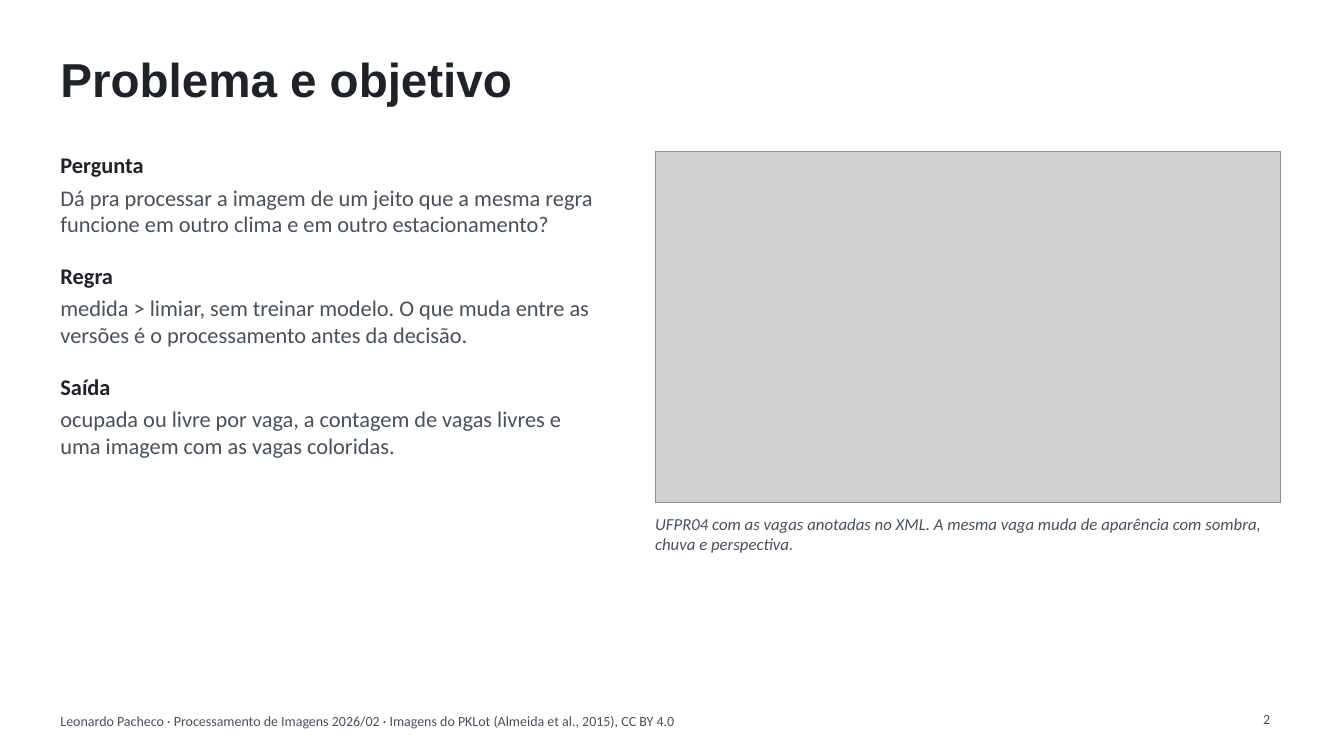
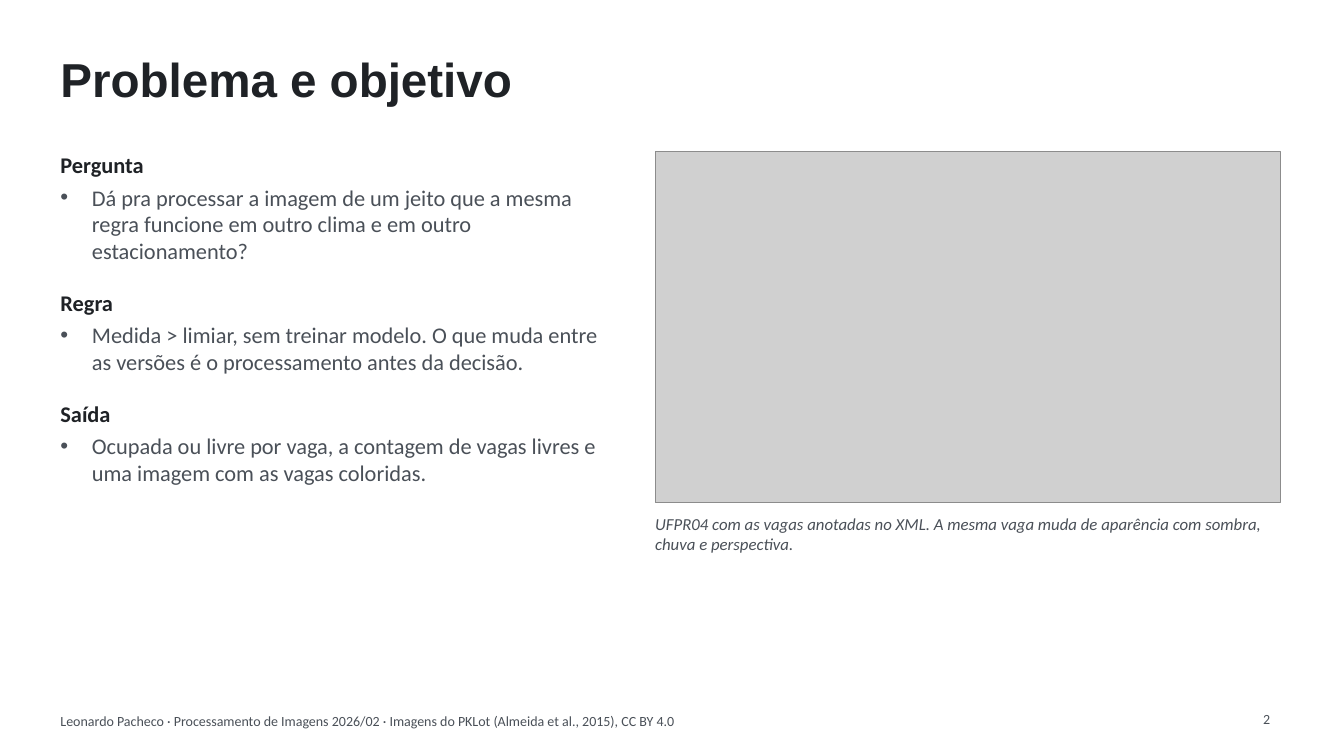
Before and after one commit to ThreeOneOneZero/pdi_parking_lot, a slide deck: slide 2 of slides/apresentacao_m3.pptx. Drawn at 1344x756 pixels with LibreOffice and Linux fonts; fonts in the diff are those of the drawing; grey boxes stand for pictures. Boxes give left, top, right and bottom in pixels: in the first picture for what was removed or moved away, otherwise in the second. Text is boxed around its words. In the diff, an @@ line names an element or a change of style, - is before the commit and + after.

```diff
--- a/slides/apresentacao_m3.pptx
+++ b/slides/apresentacao_m3.pptx
@@ text at (92, 190, 572, 259): bullet none to • @@
@@ text at (92, 327, 597, 374): text changed @@
-medida > limiar, sem treinar modelo. O que muda entre as versões é o processamento antes da decisão.
+• Medida > limiar, sem treinar modelo. O que muda entre as versões é o processamento antes da decisão.
@@ text at (92, 438, 595, 485): text changed @@
-ocupada ou livre por vaga, a contagem de vagas livres e uma imagem com as vagas coloridas.
+• Ocupada ou livre por vaga, a contagem de vagas livres e uma imagem com as vagas coloridas.
```
Also in this commit, not shown: 6 other slides changed.
